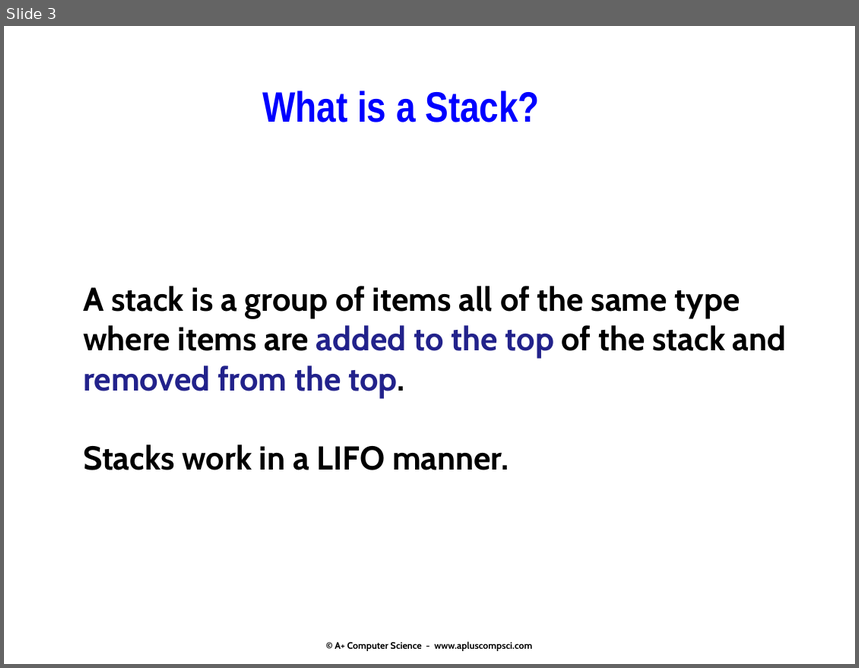
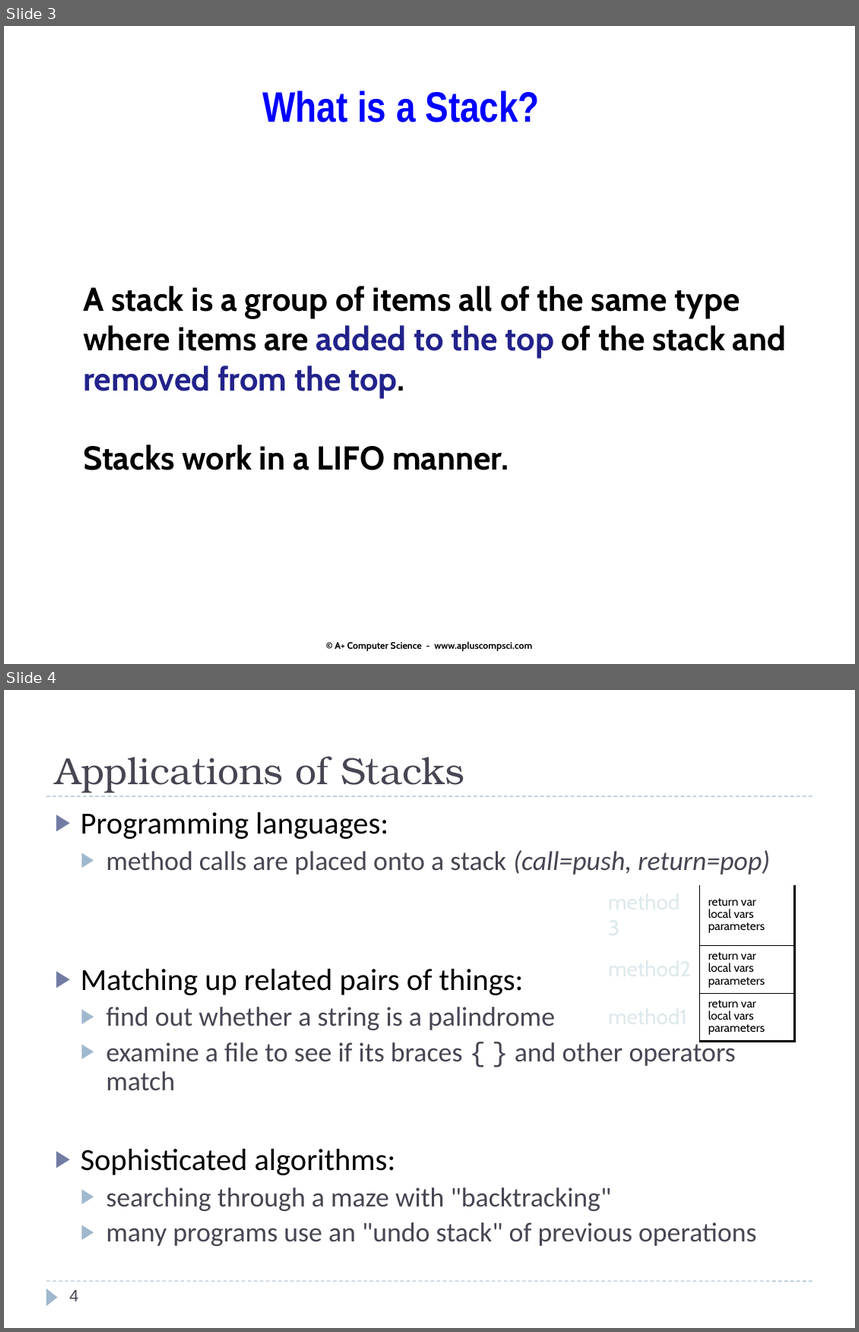
Before and after one commit to Cy-FairCS/cs3, a slide deck: u06b_stacks/notes/13a.stacks.pptx. Shown one above the other, each under a label of ours: slide 3 before the commit, slides 3 and 4 after it. The pictures are 859x668 and 859x1332 pixels, drawn with LibreOffice and Linux fonts; fonts in the diff are those of the drawing. Boxes give left, top, right and bottom in pixels: in the first picture for what was removed or moved away, otherwise in the second. Text is boxed around its words. In the diff, an @@ line names an element or a change of style, - is before the commit and + after.

```diff
--- a/u06b_stacks/notes/13a.stacks.pptx
+++ b/u06b_stacks/notes/13a.stacks.pptx
@@ slide 4 added at (x1=4, y1=690, x2=855, y2=1328), background #FFFFFF @@
@@ title added at (x1=55, y1=756, x2=465, y2=793), 32 pt, text #464653 @@
+Applications of Stacks
@@ line added from (47, 796) to (813, 796), #9FB8CD 0.75 pt dashed @@
@@ text added at (x1=81, y1=812, x2=770, y2=1246), 23 pt, text #464653 @@
+▶ Programming languages:
+  ▶ method calls are placed onto a stack (call=push, return=pop)
+▶ Matching up related pairs of things:
+  ▶ find out whether a string is a palindrome
+  ▶ examine a file to see if its braces { } and other operators match
+▶ Sophisticated algorithms:
+  ▶ searching through a maze with "backtracking"
+  ▶ many programs use an "undo stack" of previous operations
@@ table added at (x1=600, y1=885, x2=794, y2=1038), 3 rows, 2 columns @@
+method3 | return var / local vars / parameters
+method2 | return var / local vars / parameters
+method1 | return var / local vars / parameters
@@ line added from (47, 1281) to (813, 1281), #9FB8CD 0.75 pt dashed @@
@@ triangle added at (x1=47, y1=1288, x2=58, y2=1306), fill #9FB8CD @@
@@ page number added at (x1=69, y1=1290, x2=78, y2=1302), 14 pt, text #464653 @@
+4
```
Also in this commit, not shown: 1 other slide added.
